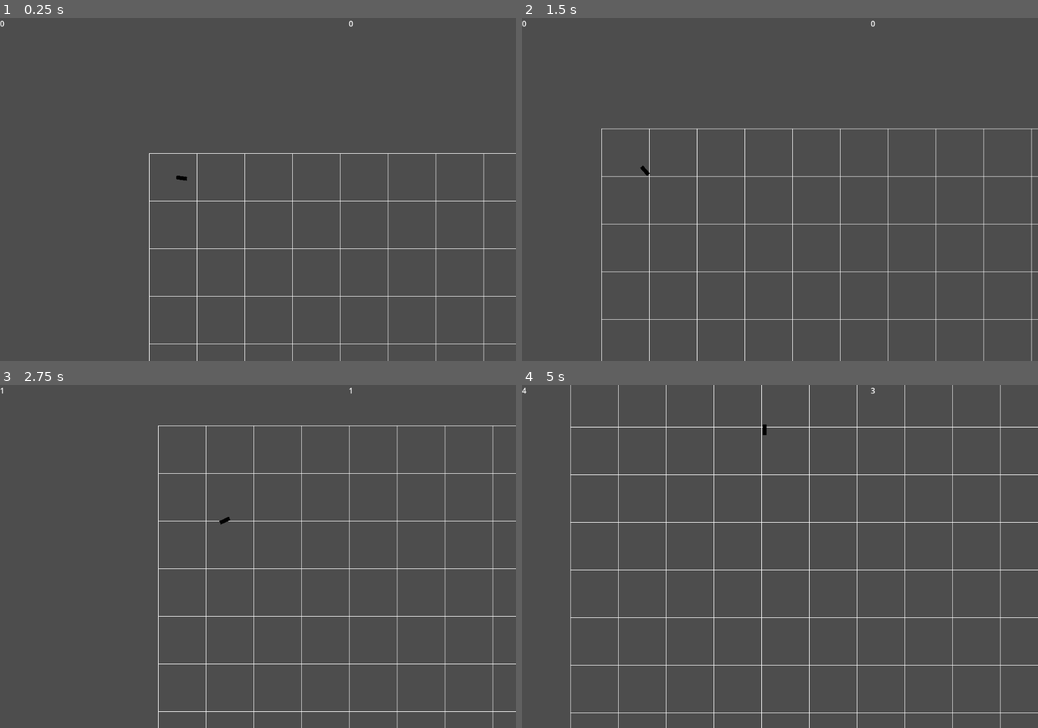
Above: before the commit, frames 1-4 (two rows, left to right).
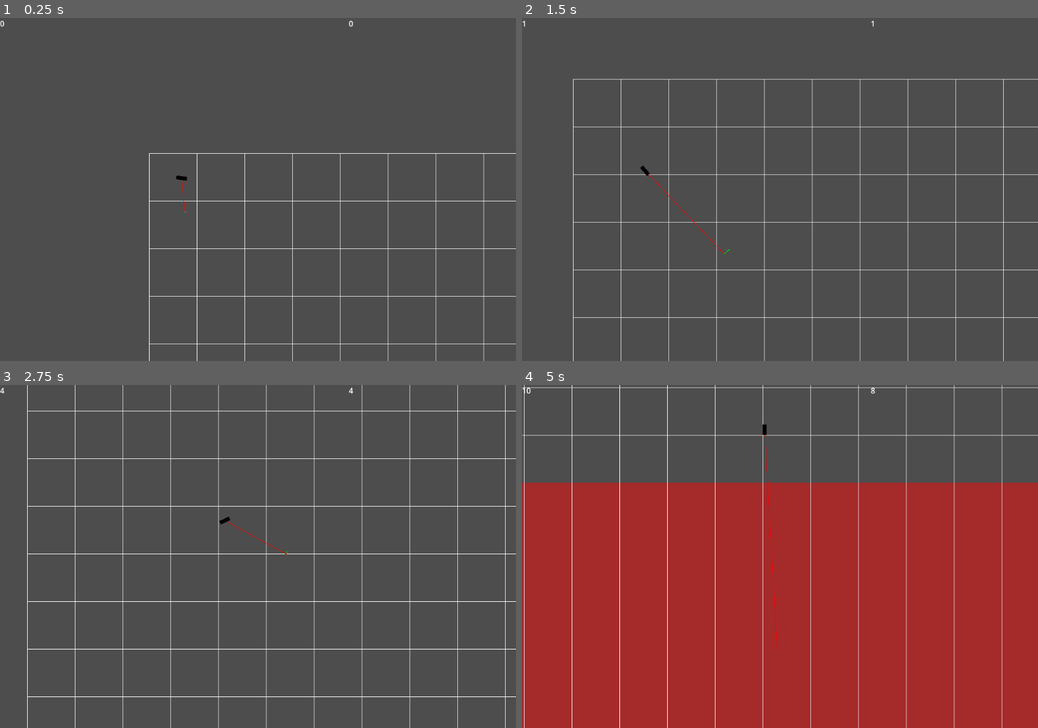
Above: after the commit, the same moments.

Repository: DvirKomlosh/glider
Game: Godot game, scene res://Scences/Main.tscn
Two runs of this game, one before a commit and one after it. Both use one fixed random seed, a clock stepped at 60 frames per second and the inputs below.
Inputs (mouse positions are in pixels of both pictures, inside the frame that each line leads up to):
- Up to frame 1 (0.25 s): no input
- Up to frame 2 (1.5 s): move the mouse to (893, 172) at 0.52 s; hold Space 0.53-1.28 s; move the mouse to (676, 206) at 1.27 s; tap Space at 1.35 s
- Up to frame 3 (2.75 s): tap Space at 1.52, 1.82 s; move the mouse to (309, 481) at 2.02 s; hold Space from 2.03 s (still down)
- Up to frame 4 (5 s): move the mouse to (754, 625) at 2.77 s; release Space at 2.78 s; tap Space at 2.85, 3.02, 3.32, 4.35, 4.52, 4.82 s; move the mouse to (934, 607) at 3.52 s; hold Space 3.53-4.28 s; move the mouse to (625, 505) at 4.27 s

The runs differ from the first frame. In frame 1, less than 0.1% of the frame differs, in the area x 35-36%, y 47-58%; in frame 2, 4.5%; in frame 3, 5.2%; in frame 4, 73%, in the area x 0-100%, y 0-100%.

Commit message:
clean up

Diff:
--- a/Scences/Main.tscn
+++ b/Scences/Main.tscn
@@ -38,13 +38,21 @@
 script = ExtResource("3_n4ehn")
 
 [node name="Ring3" parent="Rings" instance=ExtResource("5_qcl5h")]
-position = Vector2(8978, 1953)
-scale = Vector2(1, 1)
+position = Vector2(9404.67, 1953)
+scale = Vector2(2, 2)
 
 [node name="Ring2" parent="Rings" instance=ExtResource("5_qcl5h")]
-position = Vector2(7082, 1833.33)
-scale = Vector2(1, 1)
+position = Vector2(7359.33, 1833.33)
+scale = Vector2(2, 2)
 
 [node name="Ring" parent="Rings" instance=ExtResource("5_qcl5h")]
-position = Vector2(5166.33, 1618.33)
-scale = Vector2(1, 1)
+position = Vector2(5742.33, 1639.67)
+scale = Vector2(2, 2)
+
+[node name="Ring4" parent="Rings" instance=ExtResource("5_qcl5h")]
+position = Vector2(26021.7, 1867.67)
+scale = Vector2(2, 2)
+
+[node name="Ring5" parent="Rings" instance=ExtResource("5_qcl5h")]
+position = Vector2(18792, 2081.33)
+scale = Vector2(2, 2)
--- a/Scences/Ring.tscn
+++ b/Scences/Ring.tscn
@@ -1,7 +1,7 @@
 [gd_scene load_steps=5 format=3 uid="uid://ryby62sdmkgt"]
 
 [ext_resource type="Texture2D" uid="uid://cjps34wyoyujf" path="res://Assets/hoop.png" id="1_hybc7"]
-[ext_resource type="Script" path="res://Ring.gd" id="1_sas4b"]
+[ext_resource type="Script" path="res://Scripts/Ring.gd" id="1_sas4b"]
 
 [sub_resource type="RectangleShape2D" id="RectangleShape2D_s8l7c"]
 size = Vector2(8, 142)
@@ -10,7 +10,7 @@
 size = Vector2(30.3425, 7)
 
 [node name="Ring" type="Node2D"]
-scale = Vector2(3, 3)
+scale = Vector2(12, 12)
 script = ExtResource("1_sas4b")
 
 [node name="Back" type="Sprite2D" parent="."]
--- a/Scripts/Main.gd
+++ b/Scripts/Main.gd
@@ -8,22 +8,25 @@
 
 
 func _in_hoop():
-	print("adding")
 	$Glider.in_hoop()
 	var camera_tween = create_tween()
-	camera_tween.tween_property($Glider/Camera2D, "Zoom", 0.5, 1)
-
-
+	camera_tween.tween_property($Glider/Camera2D, "zoom", Vector2(0.11,0.11) , 0.6)
+	camera_tween.tween_property($Glider/Camera2D, "zoom", Vector2(0.1,0.1) , 1)
+	print("1")
 # Called every frame. 'delta' is the elapsed time since the previous frame.
 func _process(delta):
 
+	# set glider UI position
 	$CanvasLayer/x.text = str(int($Glider.position.x/1000))
 	$CanvasLayer/y.text = str(int($Glider.position.y/1000))
 
+	# kill glider if too low, temporary:
 	if int($Glider.position.y) >= 10000:
 		get_tree().paused = true
 
 func _draw():
+
+	# draw grid, temporary:
 	var min_x = 0
 	var min_y = 0
 	var max_x = 1000000
--- a/Ring.gd
+++ b/Scripts/Ring.gd
@@ -3,5 +3,4 @@
 signal in_hoop
 
 func _on_in_loop(body):
-	print("SUCCESS!")
 	in_hoop.emit()
--- a/Scripts/dead_glider.gd
+++ /dev/null
@@ -1,57 +0,0 @@
-extends CharacterBody2D
-
-
-const ACC_MULT = 4.0
-
-
-
-# Get the gravity from the project settings to be synced with RigidBody nodes.
-var gravity = ProjectSettings.get_setting("physics/2d/default_gravity")
-
-
-func _ready():
-	#velocity.x += 200
-	pass
-
-func _process(delta):
-
-	var screen_height = 5040.0
-	rotation = (get_global_mouse_position().y - screen_height / 2) / screen_height  * PI
-	rotation = max(rotation,-PI/2)
-	rotation = min(rotation, PI/2)
-
-	rotation = 0
-
-func _physics_process(delta):
-
-	# Add the gravity.
-	if not is_on_floor():
-		velocity.y += gravity * 3 * delta
-
-	var pitch = rotation
-	var pitchcos = cos(pitch)
-	var pitchsin = sin(pitch)
-	var squared_pitchcos = pitchcos * pitchcos
-
-
-	## calculate drag:
-
-	var down_speed = velocity.y
-	var forward_speed = velocity.x
-	var air_resistance = 0.99
-
-	var forward_dir : Vector2 = Vector2(pitchcos,pitchsin)
-	var normal_dir = Vector2(cos(pitch - PI/2),sin(pitch - PI/2))
-	var force = abs(forward_dir.x * velocity.x + forward_dir.y * velocity.y)
-	force  += 0.2 * (forward_dir.y * velocity.x + forward_dir.x * velocity.y)
-
-
-	var acc = normal_dir * force * delta * 2
-
-	if velocity.dot(normal_dir) > 0:
-		velocity -= acc
-	else:
-		velocity += acc
-	velocity.x = max(0,velocity.x)
-
-	move_and_slide()
--- a/Scripts/glider.gd
+++ b/Scripts/glider.gd
@@ -9,9 +9,10 @@
 var gravity = ProjectSettings.get_setting("physics/2d/default_gravity")
 
 var alive = true
+var debug_mode = true
+
 
 func _ready():
-	#velocity.x += 200
 	pass
 
 func _process(delta):
@@ -19,11 +20,11 @@
 	var screen_height = 5040.0
 	if alive:
 		look_at(get_global_mouse_position())
-	#rotation = (get_local_mouse_position().y - screen_height / 2) / screen_height  * PI
+
+	# clamp rotation:
 	rotation = max(rotation,-PI/2)
 	rotation = min(rotation, PI/2)
 
-	#rotation = PI/2
 
 func _physics_process(delta):
 
@@ -38,51 +39,47 @@
 
 
 	## calculate drag:
+	forward_dir = Vector2(pitchcos,pitchsin)
 
 	var down_speed = velocity.y
 	var forward_speed = velocity.x
-	var air_resistance = 0.99
+	var vertical_surface = forward_dir.y
+	var horizontal_surface = forward_dir.x
 
-	forward_dir = Vector2(pitchcos,pitchsin)
 	var normal_dir = Vector2(cos(pitch - PI/2),sin(pitch - PI/2))
-	#var force = abs(forward_dir.x * velocity.x + forward_dir.y * velocity.y)
-	var force = abs(forward_dir.y * velocity.x) + abs(forward_dir.x * velocity.y)
-	#force = 0
-	#print(force)
-	#print(normal_dir)
-	#print(velocity.dot(normal_dir))
+
+	# force is proportional to the amount of air heating the plane
+	# TODO: check if i playing with the coeficiants may work in my favor, setting the influence of the horizontal surface lower should combat parachuting
+	var force =  1 * abs(vertical_surface * forward_speed) + 1 * abs(horizontal_surface * down_speed)
+
+	# first coof - gives you the ability to "go up" when fast - _____/
+	# second coof - gives the ability to "go forward" when falling quickly - \___
+	# too much of second coof - parachuting
+	# too much first coof - like parachuting but first get speed by diving, then go up?
 
 
-	#print(force)
+
 	acc = normal_dir * force * delta * 2
 
-	#if velocity.dot(normal_dir) > 0:
-		#velocity -= acc
-	#else:
-		#velocity += acc
-		#
-		#
-	#velocity += acc
-
+	# the lift should acclarate towards the normal of the plane,
+	# if we have accelerated too much, we are going in the normal's direction,
+	# in which case the lift should make us slow down and not speed up
 	if velocity.dot(normal_dir) > 0:
 		acc *= -1
+
+	# boost:
+	if Input.is_key_pressed(KEY_SPACE):
+		acc += forward_dir * 10
+
 	acc *= ACC_MULT
 	velocity += acc
 
-	velocity.x = max(0,velocity.x)
-	#
+	# always going forward:
+	velocity.x = max(0, velocity.x)
 
-
-	if Input.is_key_pressed(KEY_SPACE):
-		#velocity.x += 300
-		ACC_MULT = 40
-	if not Input.is_key_pressed(KEY_SPACE):
-		#velocity.x += 300
-		ACC_MULT = 2.0
 
 	var collided = move_and_slide()
 	if collided:
-		print("collision!")
 		alive = false
 		create_tween().tween_property($".", "rotation", -PI/2, 1)
 
@@ -91,13 +88,12 @@
 
 func _draw():
 	pass
-	#draw_line(Vector2(0,0),Vector2(1,0) * 500,Color.AQUA, 10)
-	#draw_line(Vector2(0,0),Vector2(0,-1) * 500,Color.AQUA, 10)
-	#draw_line(Vector2(0,0), velocity.rotated(-rotation) ,Color.RED, 10)
-	#draw_line(velocity.rotated(-rotation), velocity.rotated(-rotation)+acc.rotated(-rotation) ,Color.GREEN, 10)
-	#draw_line(Vector2(0,0), acc.rotated(-rotation) ,Color.GREEN, 10)
+	if debug_mode:
+		#draw_line(Vector2(0,0),Vector2(1,0) * 500,Color.AQUA, 10)
+		#draw_line(Vector2(0,0),Vector2(0,-1) * 500,Color.AQUA, 10)
+		draw_line(Vector2(0,0), velocity.rotated(-rotation) ,Color.RED, 10)
+		draw_line(velocity.rotated(-rotation), velocity.rotated(-rotation)+acc.rotated(-rotation) ,Color.GREEN, 10)
+		#draw_line(Vector2(0,0), acc.rotated(-rotation) ,Color.GREEN, 10)
 
 func in_hoop():
 	velocity += forward_dir * 3000
-	#velocity.x += 1500
-	#$Glider.velocity *= 1.4
--- a/project.godot
+++ b/project.godot
@@ -12,7 +12,7 @@
 
 config/name="Glider"
 run/main_scene="res://Scences/Main.tscn"
-config/features=PackedStringArray("4.2", "Mobile")
+config/features=PackedStringArray("4.3", "Mobile")
 config/icon="res://Assets/icon.svg"
 
 [display]
Not shown, added: Scences/gli7F3F.tmp
Not shown, added: Scences/gliA9E9.tmp
